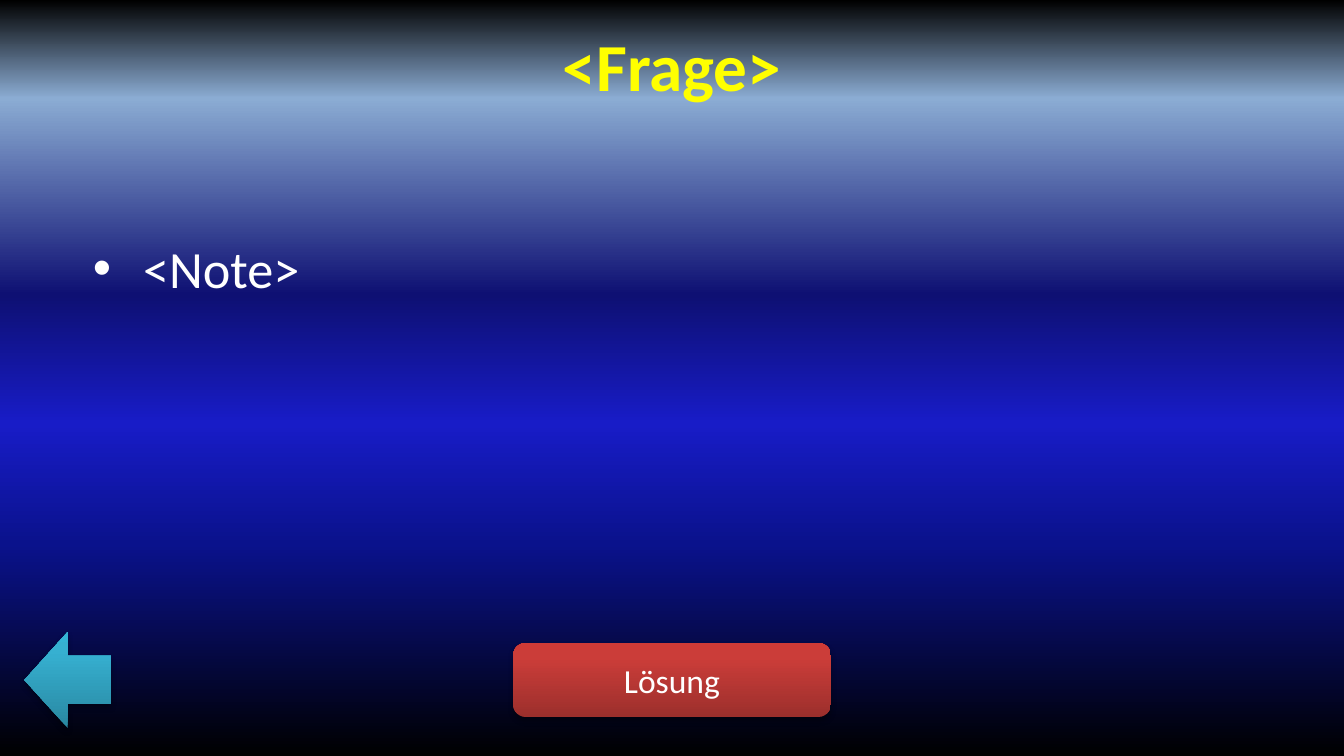
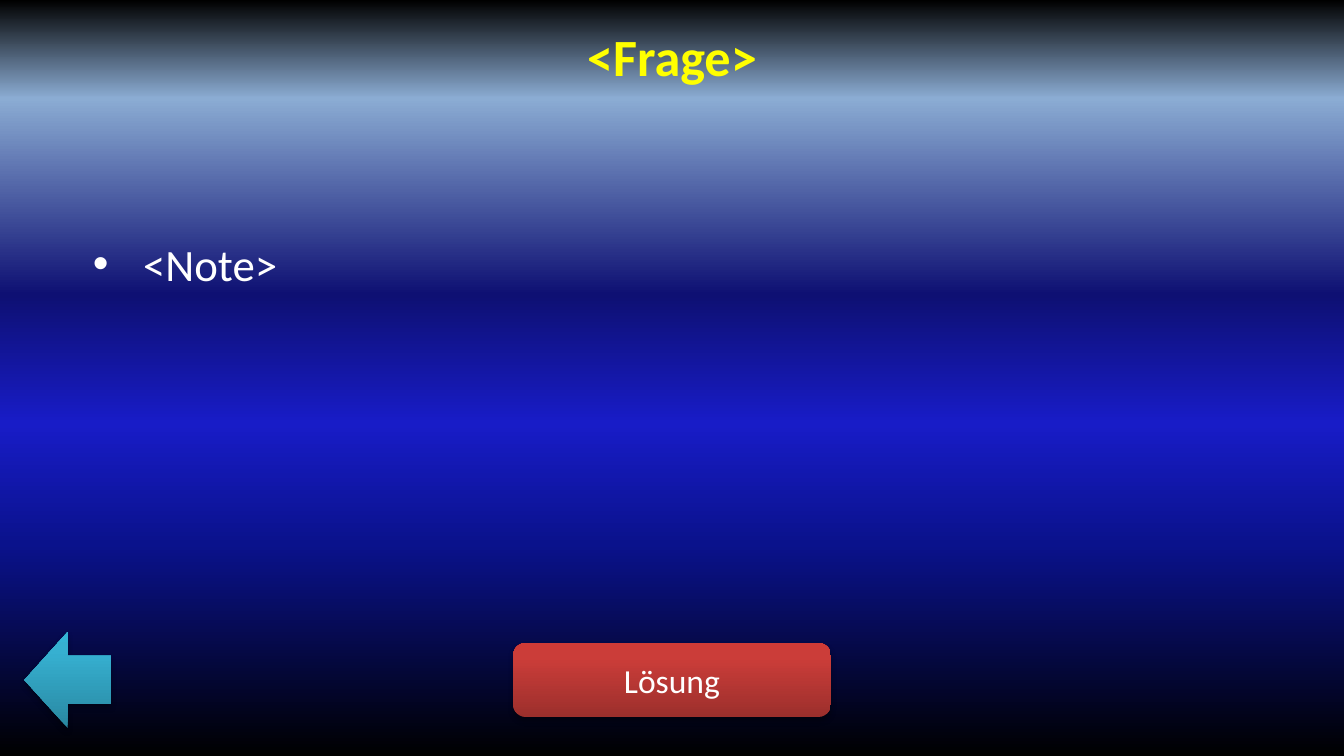
Before and after one commit to mailias/powerpoint_quiz, a slide deck: slide 6 of quiz.pptm. Drawn at 1344x756 pixels with LibreOffice and Linux fonts; fonts in the diff are those of the drawing. Boxes give left, top, right and bottom in pixels: in the first picture for what was removed or moved away, otherwise in the second. Text is boxed around its words. In the diff, an @@ line names an element or a change of style, - is before the commit and + after.

```diff
--- a/quiz.pptm
+++ b/quiz.pptm
@@ text "<Frage>" at (x1=587, y1=33, x2=757, y2=89): size 36 to 28 pt @@
@@ text "<Note>" at (x1=143, y1=252, x2=277, y2=282): size 28 to 24 pt @@
```
Also in this commit, not shown: 1 other slide changed, 6 other files.
